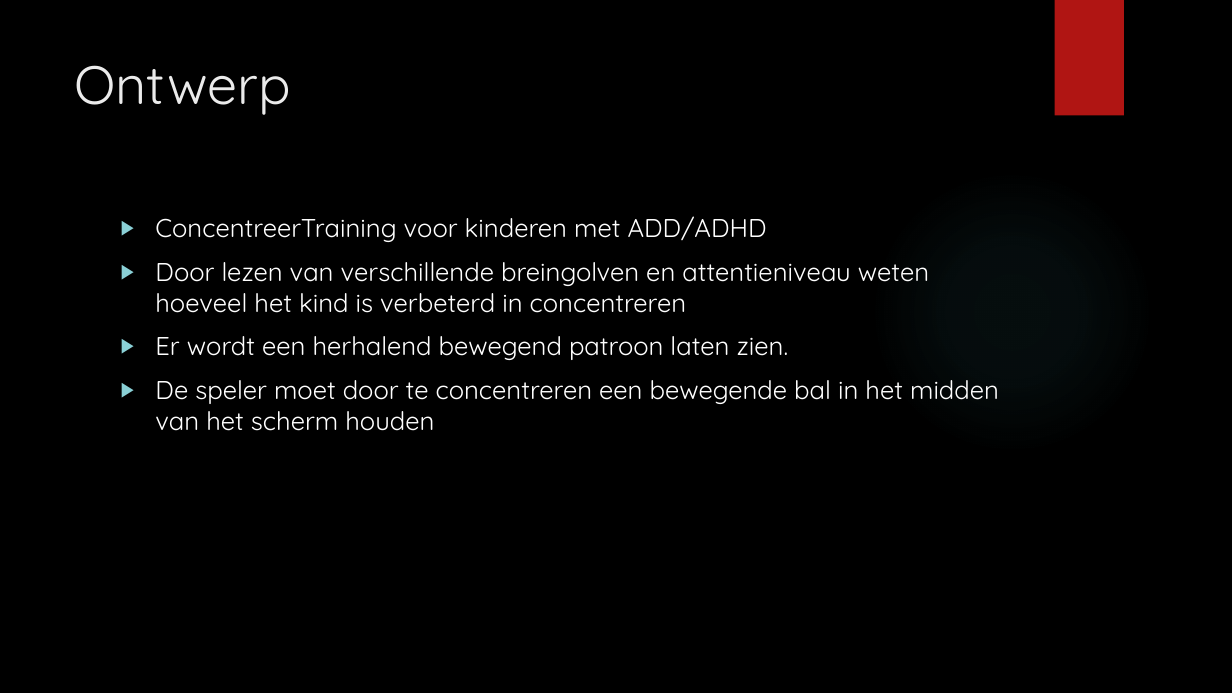
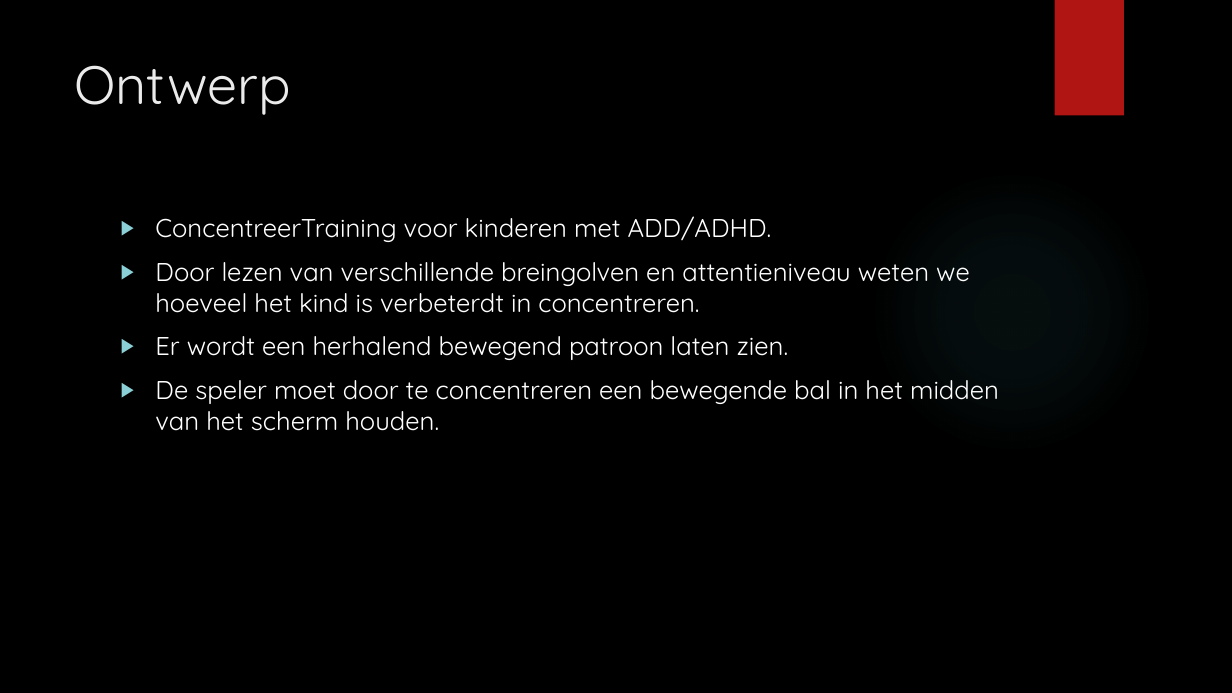
Before and after one commit to waffel183/ProjectGamelab, a slide deck: slide 4 of Portfolio/p01.pptx. Drawn at 1232x693 pixels with LibreOffice and Linux fonts; fonts in the diff are those of the drawing; background and template pictures are left out. Boxes give left, top, right and bottom in pixels: in the first picture for what was removed or moved away, otherwise in the second. Text is boxed around its words. In the diff, an @@ line names an element or a change of style, - is before the commit and + after.

```diff
--- a/Portfolio/p01.pptx
+++ b/Portfolio/p01.pptx
@@ text at (155,216,970,313): text changed @@
-▶ ConcentreerTraining voor kinderen met ADD/ADHD
-▶ Door lezen van verschillende breingolven en attentieniveau weten hoeveel het kind is verbeterd in concentreren
+▶ ConcentreerTraining voor kinderen met ADD/ADHD.
+▶ Door lezen van verschillende breingolven en attentieniveau weten we hoeveel het kind is verbeterdt in concentreren.
@@ text at (155,380,999,431): text changed @@
-▶ De speler moet door te concentreren een bewegende bal in het midden van het scherm houden
+▶ De speler moet door te concentreren een bewegende bal in het midden van het scherm houden.
```
Also in this commit, not shown: 2 other slides changed.
